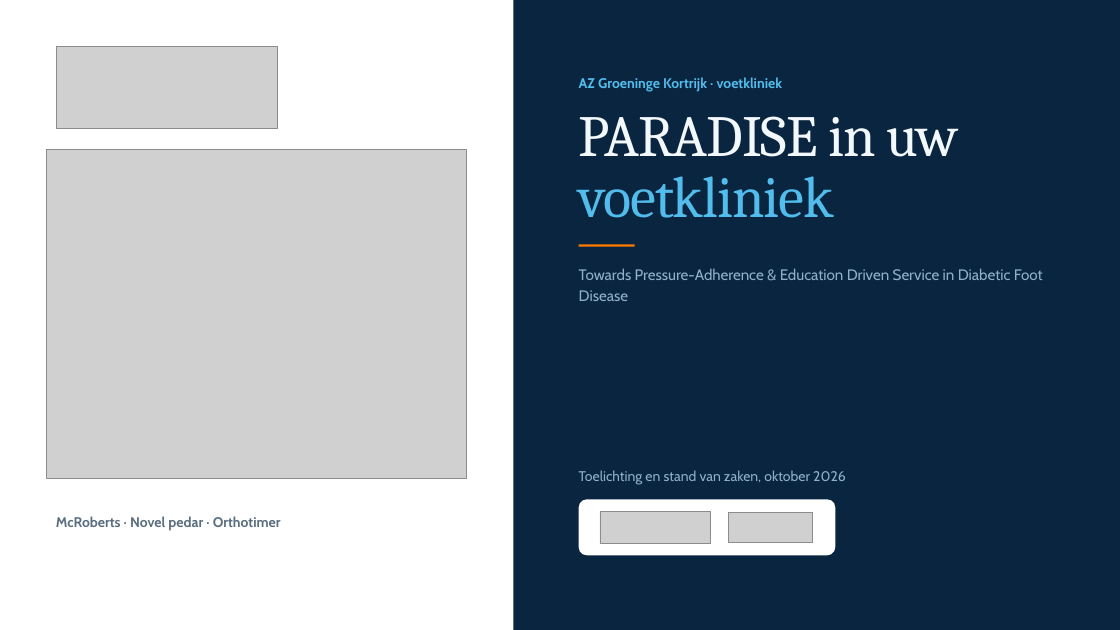
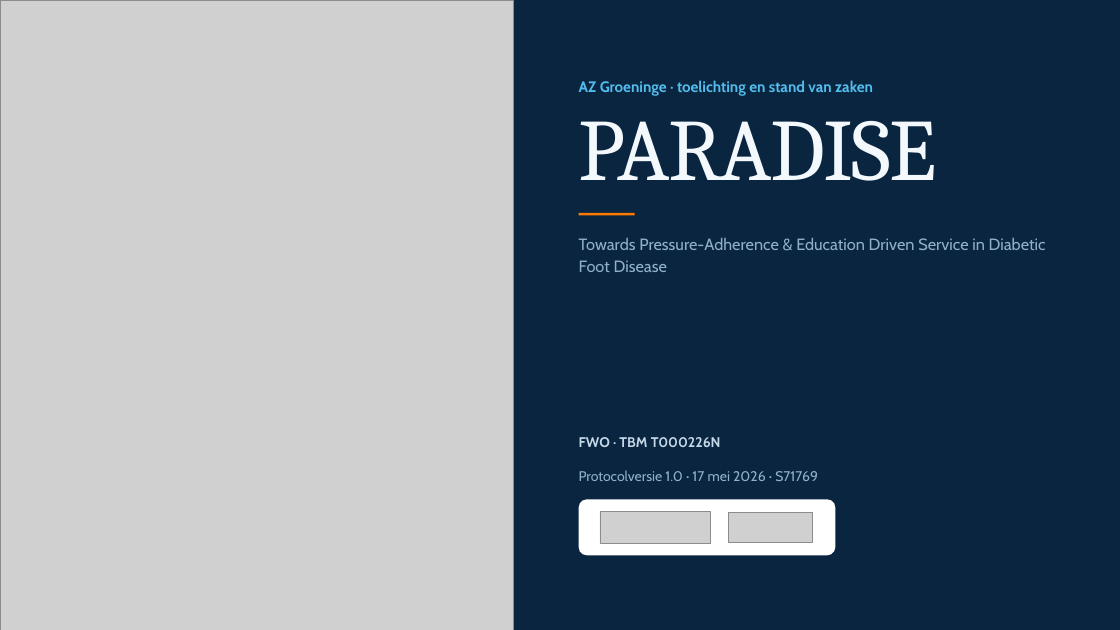
Before and after one commit to Dellfs/paradise-project, a slide deck: slide 1 of PARADISE_presentatie/webdecks/PARADISE_az_groeninge_okt.pptx. Drawn at 1120x630 pixels with LibreOffice and Linux fonts; fonts in the diff are those of the drawing; grey boxes stand for pictures. Boxes give left, top, right and bottom in pixels: in the first picture for what was removed or moved away, otherwise in the second. Text is boxed around its words. In the diff, an @@ line names an element or a change of style, - is before the commit and + after.

```diff
--- a/PARADISE_presentatie/webdecks/PARADISE_az_groeninge_okt.pptx
+++ b/PARADISE_presentatie/webdecks/PARADISE_az_groeninge_okt.pptx
@@ rectangle removed at [0,0,513,630] @@
@@ picture added at [0,0,513,630] @@
@@ picture removed at [56,47,277,129] @@
@@ text at [579,80,873,95]: text changed; size 12 to 13 pt @@
-AZ Groeninge Kortrijk · voetkliniek
+AZ Groeninge · toelichting en stand van zaken
@@ text at [579,121,937,181]: text changed; size 50 to 75 pt @@
-PARADISE in uw voetkliniek
+PARADISE
@@ picture removed at [47,150,467,478] @@
@@ text "Towards Pressure-Adherence & Education Driven ...": place and size @@
-text "Towards Pressure-Adherence & Education Driven ..." at [579,268,1043,301]
+text "Towards Pressure-Adherence & Education Driven ..." at [579,238,1046,272]
@@ rectangle: place and size @@
-rectangle at [579,245,635,247]
+rectangle at [579,213,635,216]
@@ text "Towards Pressure-Adherence & Education Driven ..." at [579,238,1046,272]: size 13 to 14 pt; line spacing 18.2pt to 19.6pt @@
@@ text added at [579,437,721,447], 12 pt, text #C5D8E8, bold @@
+FWO · TBM T000226N
@@ text removed at [579,470,846,485] @@
-Toelichting en stand van zaken, oktober 2026
@@ text added at [579,470,818,481], 12 pt, text #8FB0CA @@
+Protocolversie 1.0 · 17 mei 2026 · S71769
@@ text removed at [56,516,281,531] @@
-McRoberts · Novel pedar · Orthotimer
```
Also in this commit, not shown: 5 other slides changed, 25 slides added, 21 slides removed, 1 other file.
